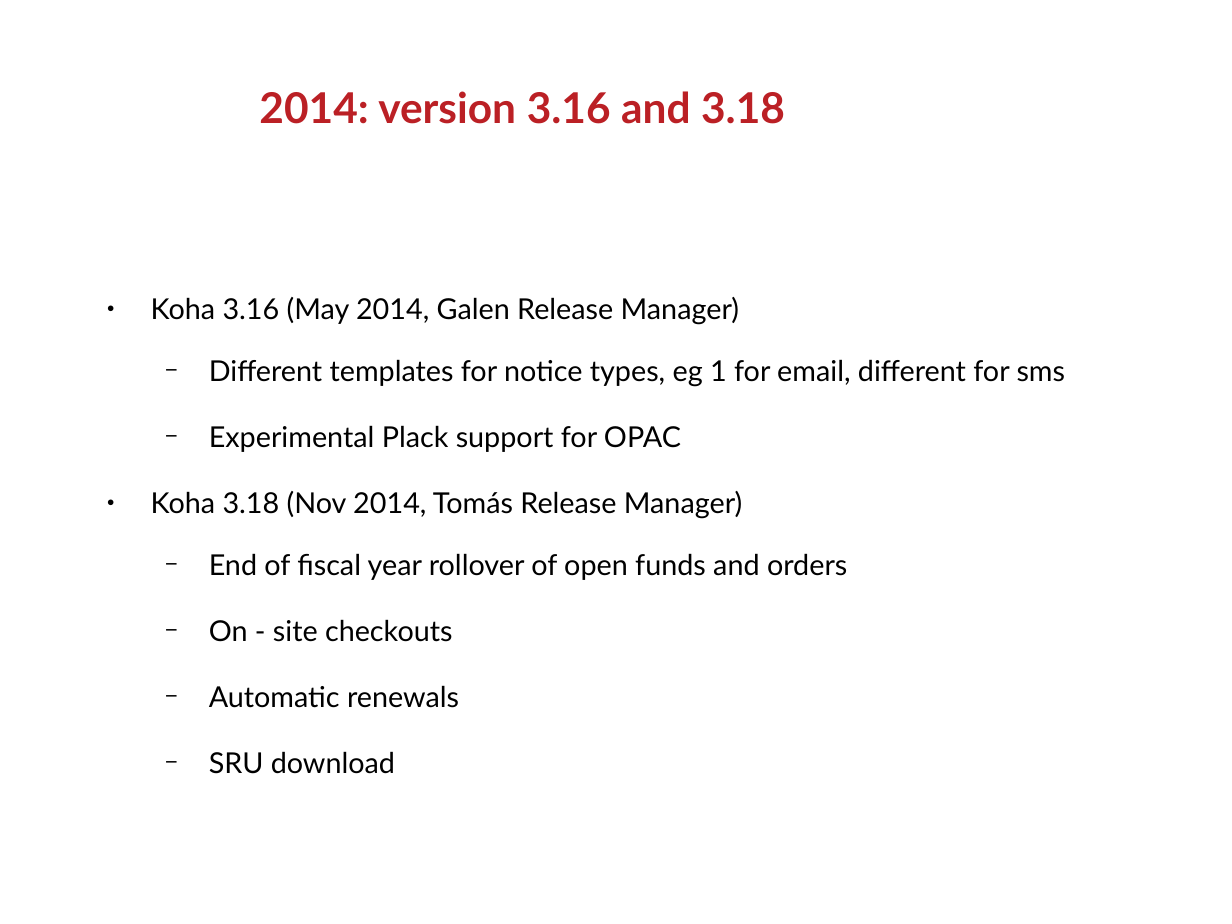
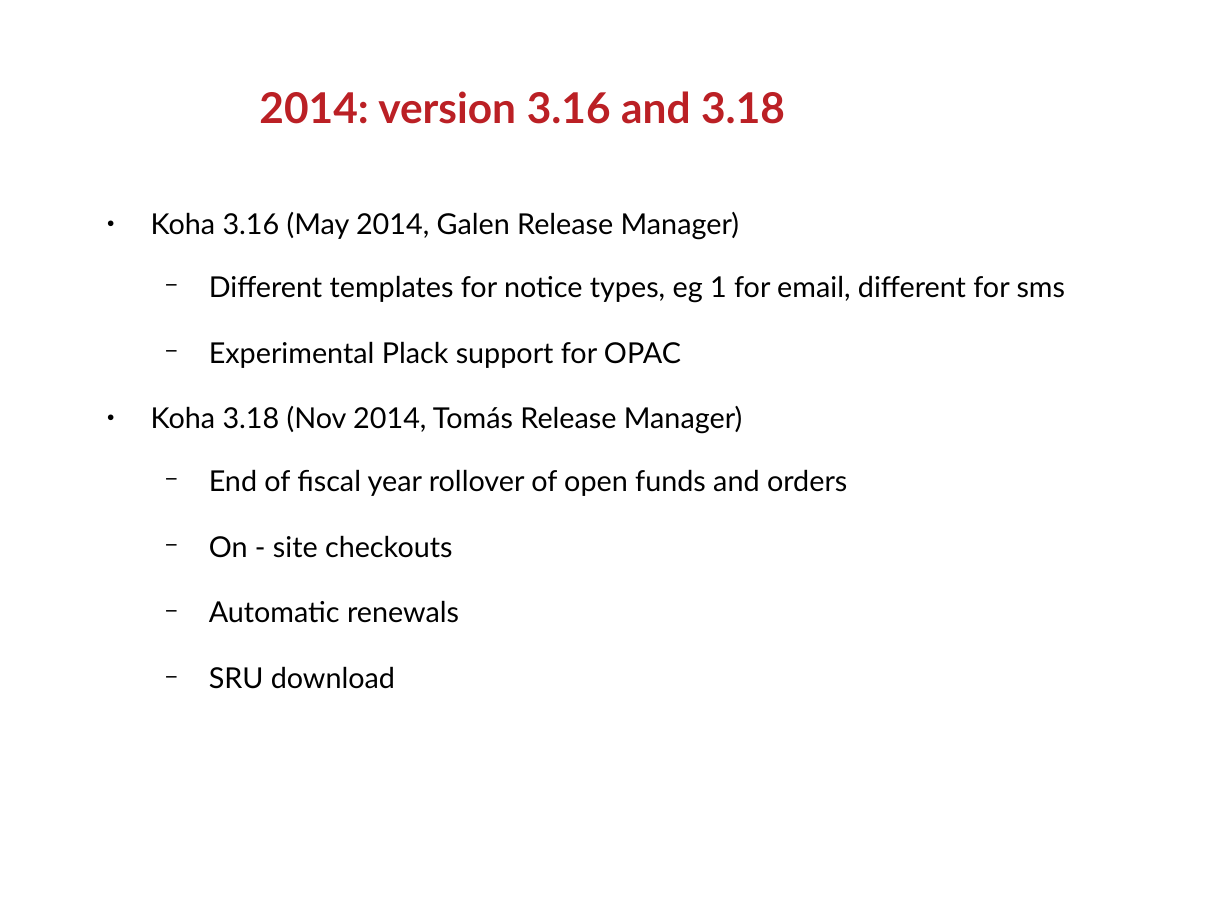
Before and after one commit to ranginui/presentation, a slide deck: slide 23 of melbourne_2016/history.odp. Drawn at 1232x924 pixels with LibreOffice and Linux fonts; fonts in the diff are those of the drawing; background and template pictures are left out. Boxes give left, top, right and bottom in pixels: in the first picture for what was removed or moved away, otherwise in the second. Text is boxed around its words. In the diff, an @@ line names an element or a change of style, - is before the commit and + after.

```diff
--- a/melbourne_2016/history.odp
+++ b/melbourne_2016/history.odp
@@ text "Koha 3.16 (May 2014, Galen ...": place and size @@
-text "Koha 3.16 (May 2014, Galen ..." at (151, 297, 1066, 774)
+text "Koha 3.16 (May 2014, Galen ..." at (151, 212, 1066, 689)
```
Also in this commit, not shown: 5 other slides changed.
